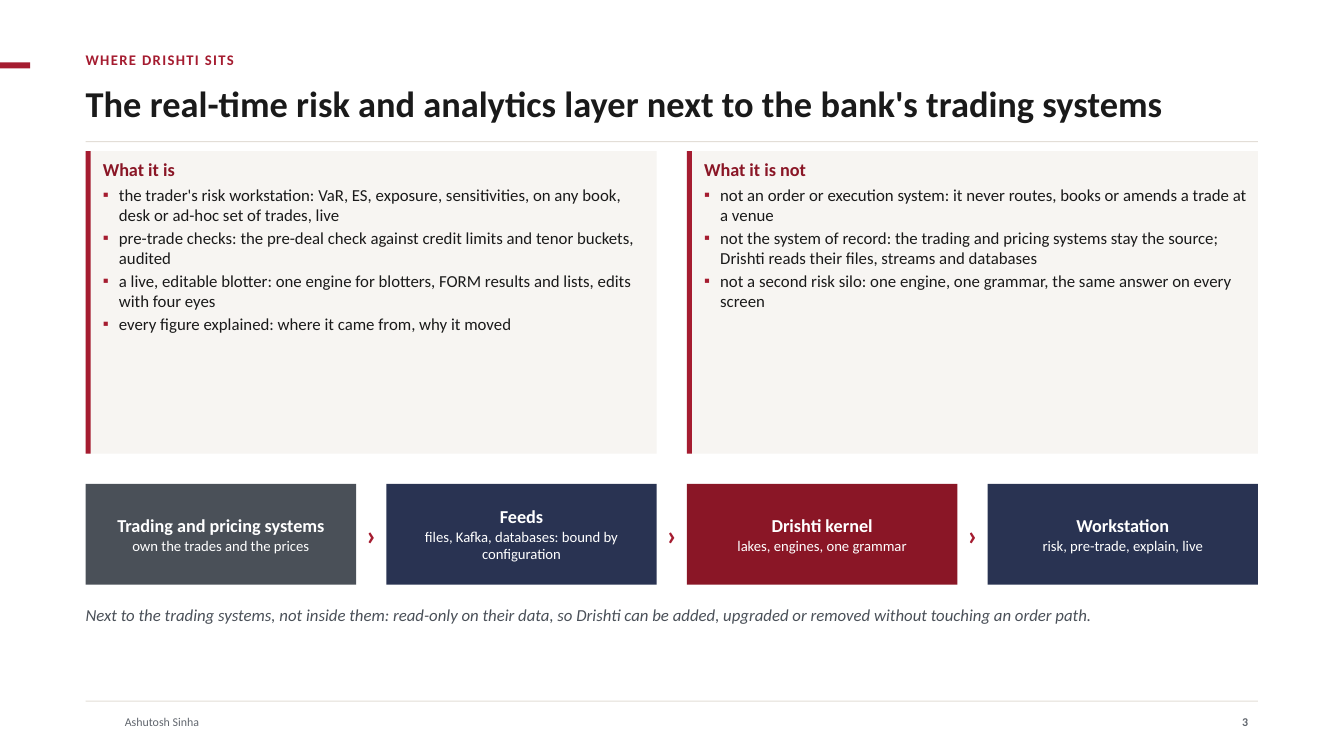
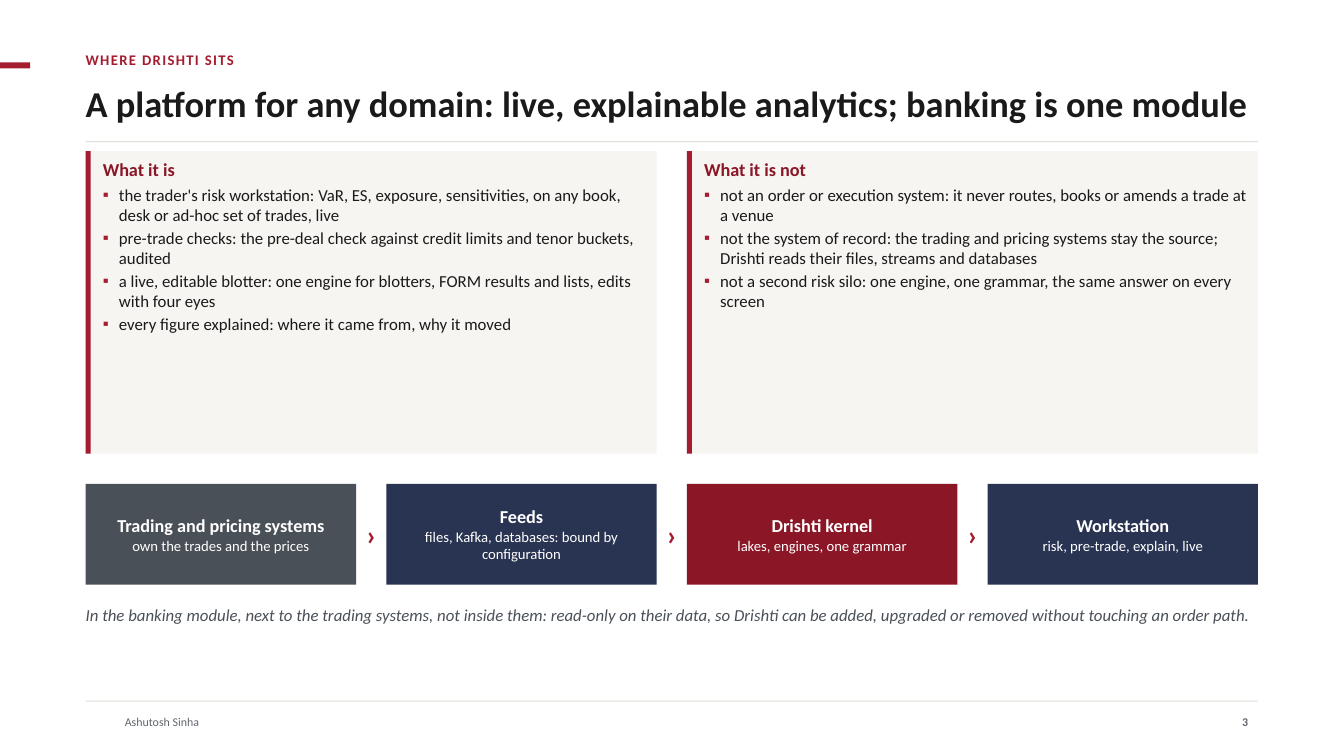
Before and after one commit to ajsinha/drishti, a slide deck: slide 3 of docs/publications/Drishti-Design-and-Evidence.pptx. Drawn at 1344x756 pixels with LibreOffice and Linux fonts; fonts in the diff are those of the drawing; background and template pictures are left out. Boxes give left, top, right and bottom in pixels: in the first picture for what was removed or moved away, otherwise in the second. Text is boxed around its words. In the diff, an @@ line names an element or a change of style, - is before the commit and + after.

Commit message:
i7k lane E: platform positioning (any domain, banking one module) in README, docs, About, decks; pack.yaml console.help and PackSpec.overview removed; bank data guide links the pack READMEs; testdata links fixed

```diff
--- a/docs/publications/Drishti-Design-and-Evidence.pptx
+++ b/docs/publications/Drishti-Design-and-Evidence.pptx
@@ title at [86, 91, 1247, 123]: text changed @@
-The real-time risk and analytics layer next to the bank's trading systems
+A platform for any domain: live, explainable analytics; banking is one module
@@ text at [86, 609, 1249, 624]: text changed @@
-Next to the trading systems, not inside them: read-only on their data, so Drishti can be added, upgraded or removed without touching an order path.
+In the banking module, next to the trading systems, not inside them: read-only on their data, so Drishti can be added, upgraded or removed without touching an order path.
```
Also in this commit, not shown: 1 other slide changed, 44 other files.
